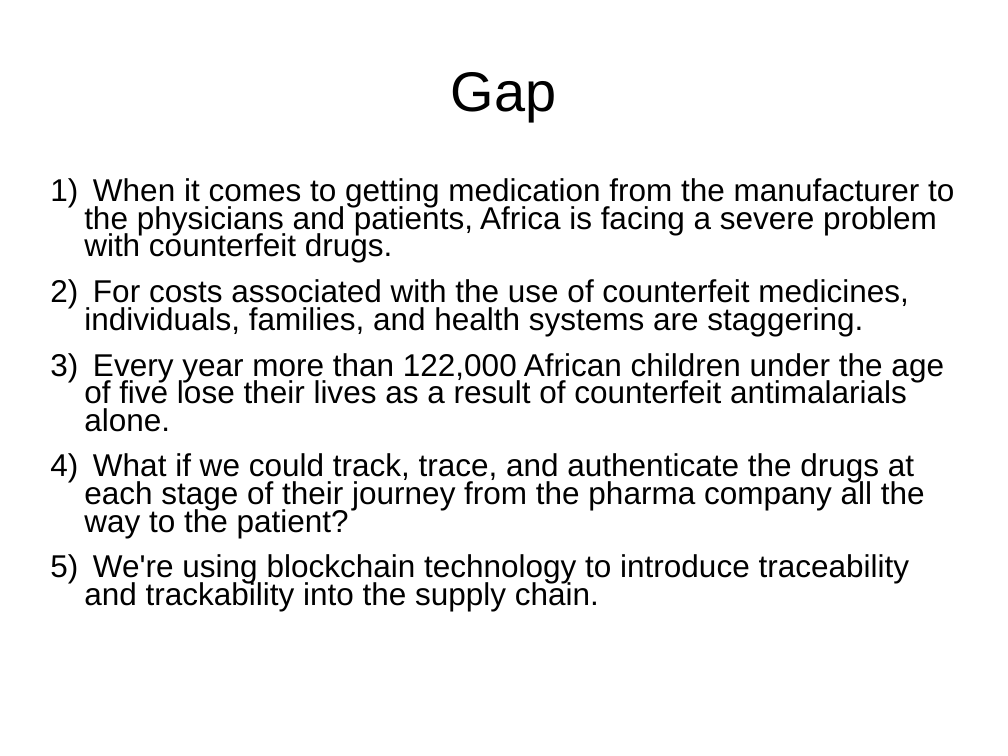
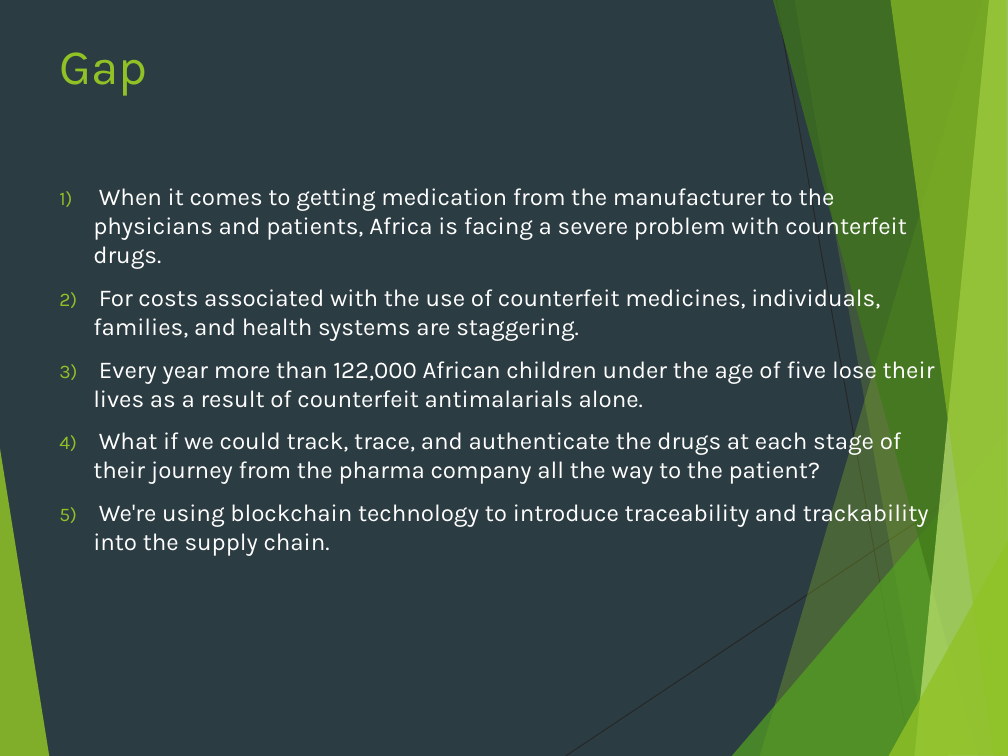
Before and after one commit to ayushbansal323/TE, a slide deck: slide 7 of Seminar/seminar1.ppt. Drawn at 1008x756 pixels with LibreOffice and Linux fonts; fonts in the diff are those of the drawing. Boxes give left, top, right and bottom in pixels: in the first picture for what was removed or moved away, otherwise in the second. Text is boxed around its words. In the diff, an @@ line names an element or a change of style, - is before the commit and + after.

```diff
--- a/Seminar/seminar1.ppt
+++ b/Seminar/seminar1.ppt
@@ background #FFFFFF to #2C3C43 @@
@@ title "Gap" at [59,52,147,96]: size 44 to 39 pt, font Arial to Karla, text colour #000000 to #90C226; alignment centre to left; line spacing 0.93 to 1; vertical alignment middle to top @@
@@ text "When it comes to getting ..." at [93,184,935,556]: size 24.8 to 19 pt, font Arial to Karla, text colour #000000 to #FFFFFF; line spacing 0.73 to 1; less space between paragraphs; bullet colour #000000 to #90C226 @@
@@ group added at [0,0,1008,756]: 8 freeform shapes, 2 lines @@
```
Also in this commit, not shown: 9 other slides changed, 1 slide added, 3 other files.
